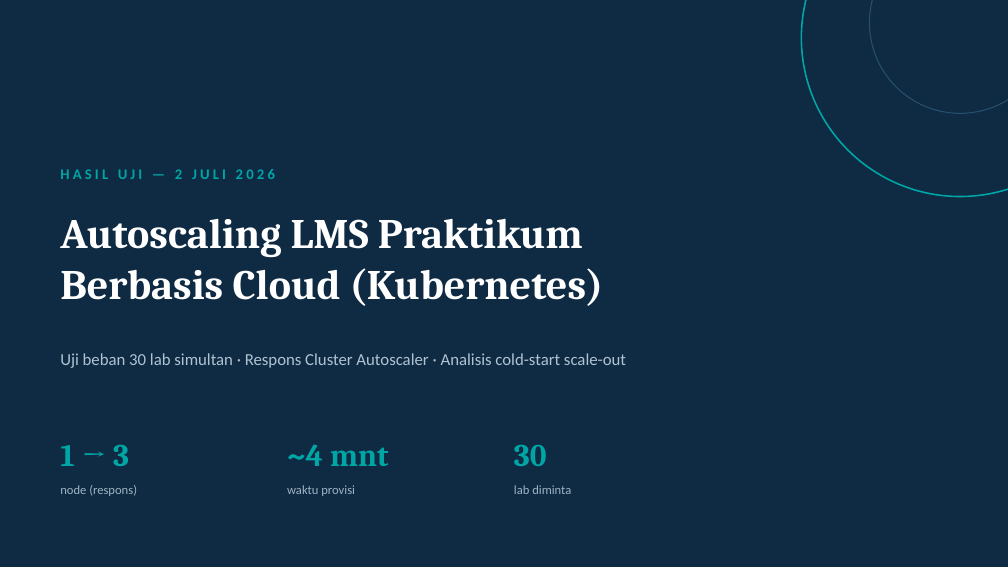
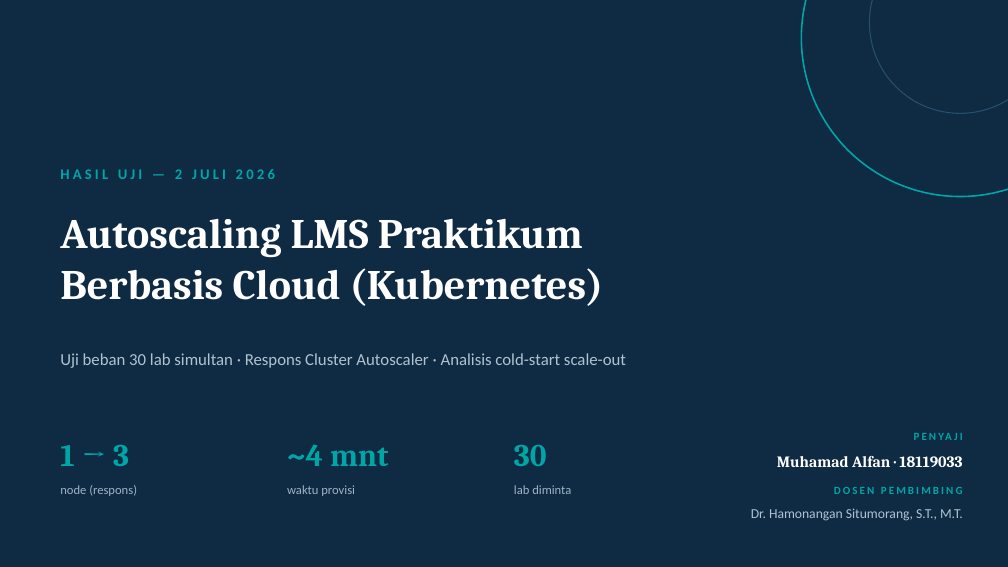
Before and after one commit to Alfan-ops/praktikum-lms-cloud, a slide deck: slide 1 of presentasi/Presentasi_Autoscaling_2Jul2026.pptx. Drawn at 1008x567 pixels with LibreOffice and Linux fonts; fonts in the diff are those of the drawing. Boxes give left, top, right and bottom in pixels: in the first picture for what was removed or moved away, otherwise in the second. Text is boxed around its words. In the diff, an @@ line names an element or a change of style, - is before the commit and + after.

```diff
--- a/presentasi/Presentasi_Autoscaling_2Jul2026.pptx
+++ b/presentasi/Presentasi_Autoscaling_2Jul2026.pptx
@@ text added at [718, 426, 970, 447], 10.5 pt, text #00A6A6, bold @@
+PENYAJI
@@ text added at [777, 456, 962, 467], 15 pt, text #FFFFFF, bold @@
+Muhamad Alfan · 18119033
@@ text added at [751, 508, 963, 521], 13 pt, text #AFC3D2 @@
+Dr. Hamonangan Situmorang, S.T., M.T.
@@ text added at [834, 487, 963, 494], 10.5 pt, text #00A6A6, bold @@
+DOSEN PEMBIMBING
```
Also in this commit, not shown: 2 slides added.
